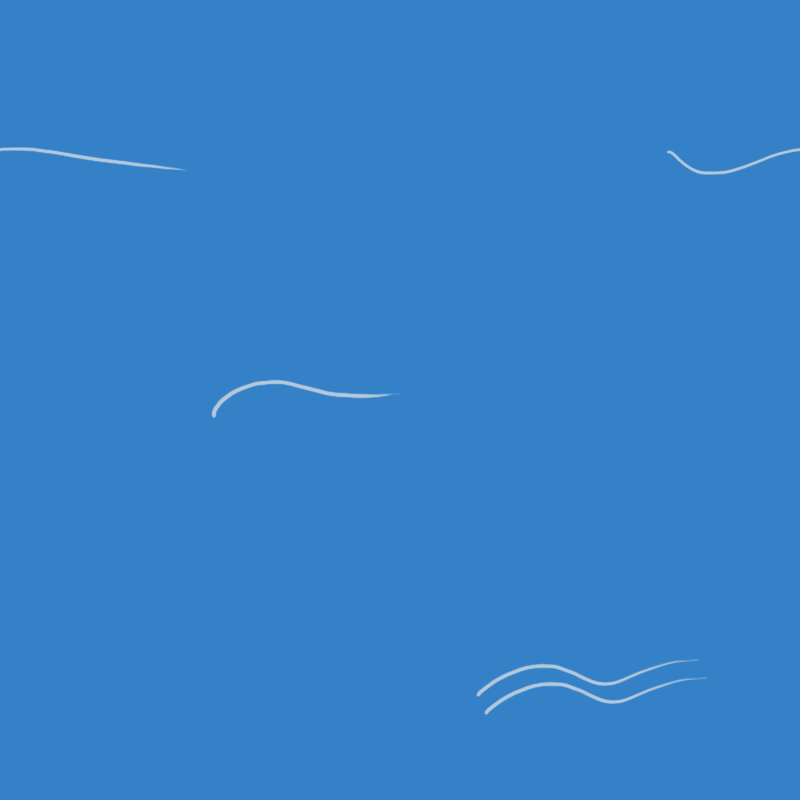
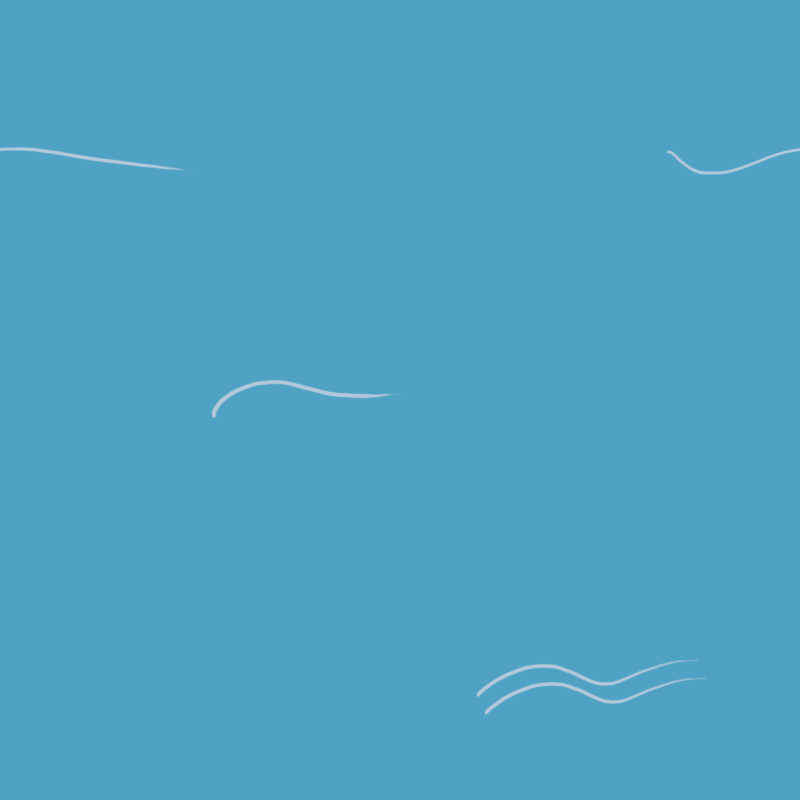
Revision of a layered 800x800 image; what changed, layer by layer:
painted on "Blue" over [0, 0, 800, 800]
